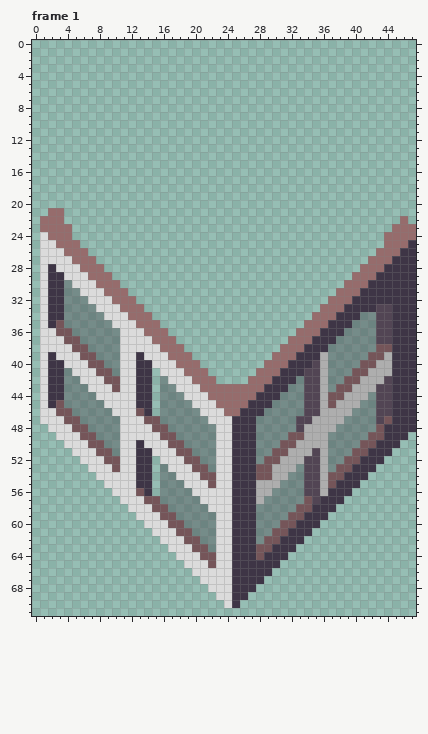
Pixel-art file -- resources/asesprite/blocks/Block-Bauhaus-Window.aseprite. Above, as it was before the edit.
48x72 pixels, 7 frames. Colours within 5 levels of each other are drawn and written as one. Shown: frame 1. The commit also changed other frames, which this record leaves out.
After the commit:
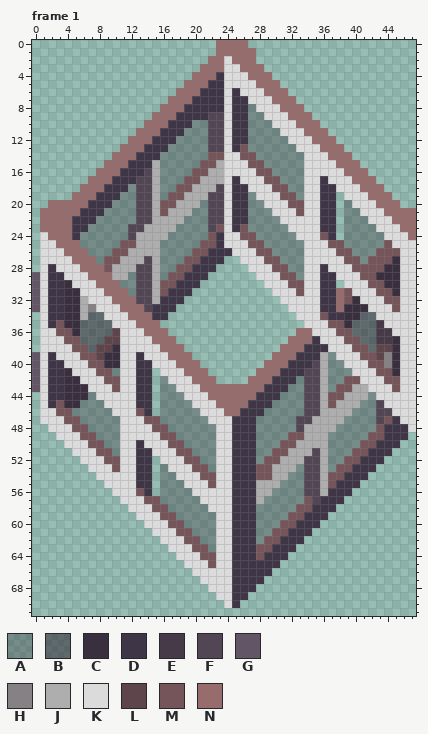
Palette (. is transparent): A #2e222f52  B #2e222f8a  C #392f3f  D #3e3546  E #463a48  F #524554  G #625565  H #858185  J #aeaeae  K #dbdbdb  L #5e454b  M #755559  N #966c6c
Edits made:
layer "South" added
layer "North" added
layer "East" added
layer "West" added
layer "South/Diffuse Copy" removed
layer "West/Diffuse Copy" removed
Changed rows in their new state; - is an unchanged pixel.
Frame 1, layers "West", "East", "South":
first column x 0:
 0 -----------------------NNNN---------------------
 1 -----------------------NNNNN--------------------
 2 ----------------------NNKNNN--------------------
 3 ---------------------NNNKKNNN-------------------
 4 --------------------NNNDKKKNNN------------------
 5 -------------------NNNDDKKKKNNN-----------------
 6 ------------------NNNDDDKDKKKNNN----------------
 7 -----------------NNNDDDDKDDKKKNNN---------------
 8 ----------------NNNDDDDDKDDAKKKNNN--------------
 9 ---------------NNNDDDDFFKDDAAKKKNNN-------------
10 --------------NNNDDDAAFFKDDAAAKKKNNN------------
11 -------------NNNDDDAAAFFKDDAAAAKKKNNN-----------
12 ------------NNNDDDAAAAFFKDDAAAAAKKKNNN----------
13 -----------NNNDDDAAAAAFFKDMAAAAAAKKKNNN---------
14 ----------NNNDDDAAAAAAMMKKMMAAAAAAKKKNNN--------
15 ---------NNNDDDJAAAAAMMJKKKMMAAAAAKKKKNNN-------
16 --------NNNDDDFJAAAAMMJJKKKKMMAAAAKKKKKNNN------
17 -------NNNDDDFFJAAAMMJJJKDKKKMMAAAKKDKKKNNN-----
18 ------NNNDDDAFFJAAMMJJJFKDDKKKMMAAKKDDKKKNNN----
19 -----NNNDDDAAFFJAMMJJJFFKDDAKKKMMAKKDD-KKKNNN---
20 --NNNNNDDDAAAFFJMMJJJAFFKDDAAKKKMMKKDD-AKKKNNN--
21 -N--NNDDDAAAAFFJMJJJAAFFKDDAAAKKKMKKDD-AAKKKNNNN
22 ----NDDDAAAAAFFJJJJAAAFFKDDAAAAKKKKKDD-AAAKKKN-N
23 -----DDAAAAAFFJJJJAAAAFMKDMAAAAAKKKKDD-AAAAKKK--
24 -----DAAAAAAFJJJJAAAAAMDKKMMAAAAAKKKMD-AAAAAKKK-
25 ------AAAAAMMJJJAAAAAMMDKKKMMAAAAAKKKMMAAAAAMKKK
26 -------AAAMMJJJJAAAAMMDDDKKKMMAAAAKKKKMMAAAMMMKK
27 --------AMMJJJFJAAAMMDDD--KKKMMAAAKKKKKMMAMMMCKK
28 ---------MJJJFFJAAMMDDD----KKKMMAAKKDKKKMMMMCCKK
29 G---------JJAFFJAMMDDD------KKKMMAKKDDKKKMMCCCKK
30 G---C------AAFFJMMDDD--------KKKMMKKDD-KKKMMCCKK
31 G---CC------AFFJMDDD----------KKKMKKDD-MKKKMMCKK
32 G---CCJ------FFJDDD------------KKKKKDD-MCKKKMMKK
33 G---CCJH------FDDD--------------KKKKDD-CCCKKKMKK
34 ----CCJBB------DD----------------KKKMD-CCBBKKKKK
35 ----CCBBBB------------------------KKKMMCBBBEKKKK
36 -----CBBBBL------------------------KKKMMBBBEEKKK
37 ------BBBLL-------------------------KKKMMBBEECKK
38 -------BLLC--------------------------KKKMMBLLCKK
39 G-------LCC---------------------------KKKM-LHCKK
40 G--------CC----------------------------KKK-MHCKK
41 G---C-----------------------------------KKKMMCKK
42 G---CC-----------------------------------KKKMMKK
43 G---CCC-----------------------------------KKKMKK
44 ----CCC------------------------------------KKKKK
45 ----CC--------------------------------------KKKK
46 ---------------------------------------------KKK
47 ----------------------------------------------KK
48 -----------------------------------------------K
Pixel boxes of the changes (left, top, right, bottom) in both pictures:
changed: (32, 40, 416, 432)
